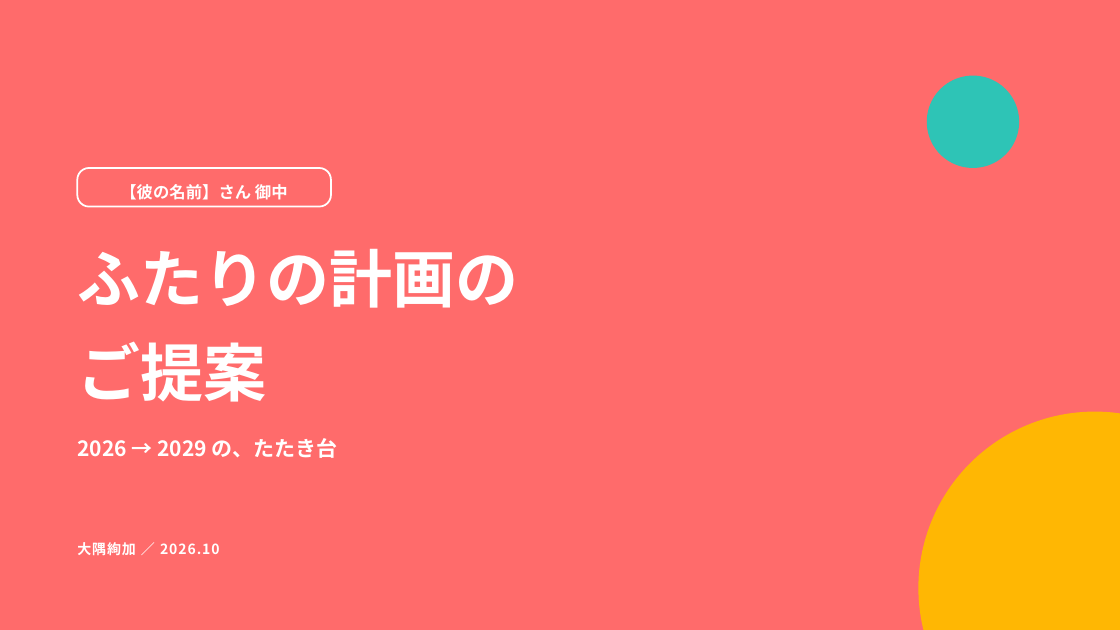
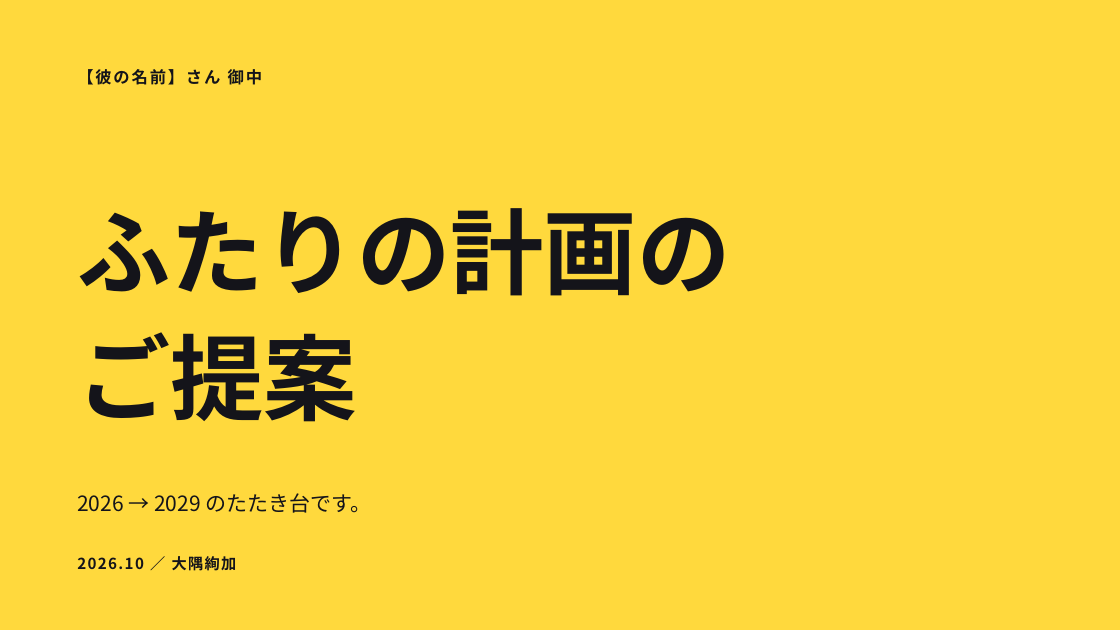
Before and after one commit to ayaka1933-glitch/portfolio, a slide deck: slide 1 of proposal/ふたりの計画のご提案.pptx. Drawn at 1120x630 pixels with LibreOffice and Linux fonts; fonts in the diff are those of the drawing. Boxes give left, top, right and bottom in pixels: in the first picture for what was removed or moved away, otherwise in the second. Text is boxed around its words. In the diff, an @@ line names an element or a change of style, - is before the commit and + after.

```diff
--- a/proposal/ふたりの計画のご提案.pptx
+++ b/proposal/ふたりの計画のご提案.pptx
@@ background #FF6B6B to #FFD93D @@
@@ text "【彼の名前】さん 御中": place and size @@
-text "【彼の名前】さん 御中" at [77, 168, 331, 207]
+text "【彼の名前】さん 御中" at [77, 69, 262, 85]
@@ text "【彼の名前】さん 御中" at [77, 69, 262, 85]: text colour #FFFFFF to #14141A, letter spacing 0 to 1.5 pt; alignment centre to left; vertical alignment middle to top; outline #FFFFFF 1.5 pt to none @@
@@ ellipse removed at [927, 76, 1019, 168] @@
@@ text "ふたりの計画の": place and size @@
-text "ふたりの計画の" at [77, 249, 518, 402]
+text "ふたりの計画の" at [77, 208, 730, 422]
@@ text "ふたりの計画の" at [77, 208, 730, 422]: size 54 to 80 pt, text colour #FFFFFF to #14141A; line spacing 1.25 to 1.12 @@
@@ ellipse removed at [918, 412, 1120, 630] @@
@@ text at [77, 493, 372, 513]: text changed; text colour #FFFFFF to #14141A; bold off @@
-2026 → 2029 の、たたき台
+2026 → 2029 のたたき台です。
@@ text at [77, 556, 237, 571]: text changed; size 12 to 13 pt; text colour #FFFFFF to #14141A @@
-大隅絢加 ／ 2026.10
+2026.10 ／ 大隅絢加
```
Also in this commit, not shown: 10 other slides changed, 4 other files.
